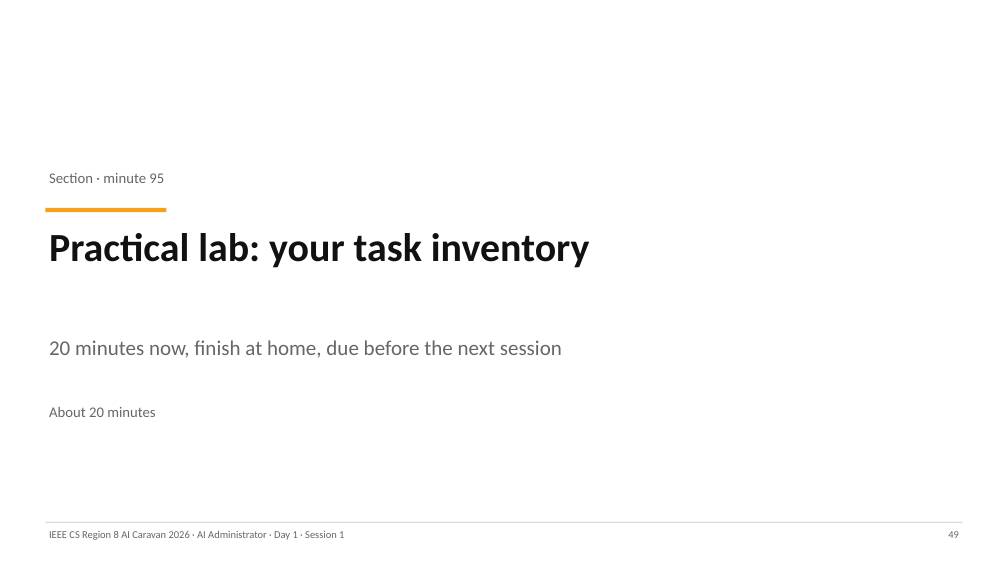
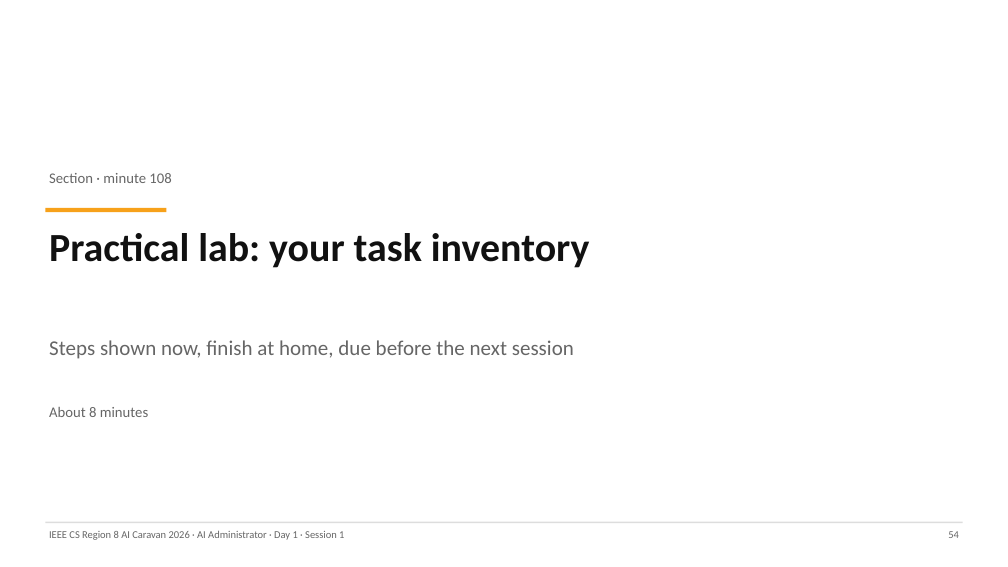
Before and after one commit to abedbanna/snippet-vault, a slide deck: slide 54 of instructor/ai-administrator/out/day1/Day1_S1_Foundations.pptx (slide 49 before the commit). Drawn at 1008x567 pixels with LibreOffice and Linux fonts; fonts in the diff are those of the drawing. Boxes give left, top, right and bottom in pixels: in the first picture for what was removed or moved away, otherwise in the second. Text is boxed around its words. In the diff, an @@ line names an element or a change of style, - is before the commit and + after.

```diff
--- a/instructor/ai-administrator/out/day1/Day1_S1_Foundations.pptx
+++ b/instructor/ai-administrator/out/day1/Day1_S1_Foundations.pptx
@@ text at bbox=[49, 173, 171, 183]: text changed @@
-Section · minute 95
+Section · minute 108
@@ text at bbox=[49, 340, 574, 359]: text changed @@
-20 minutes now, finish at home, due before the next session
+Steps shown now, finish at home, due before the next session
@@ text at bbox=[49, 407, 148, 417]: text changed @@
-About 20 minutes
+About 8 minutes
@@ text at bbox=[948, 531, 959, 538]: text changed @@
-49
+54
```
Also in this commit, not shown: 20 other slides changed, 6 slides added, 1 slide removed, 9 other files.
